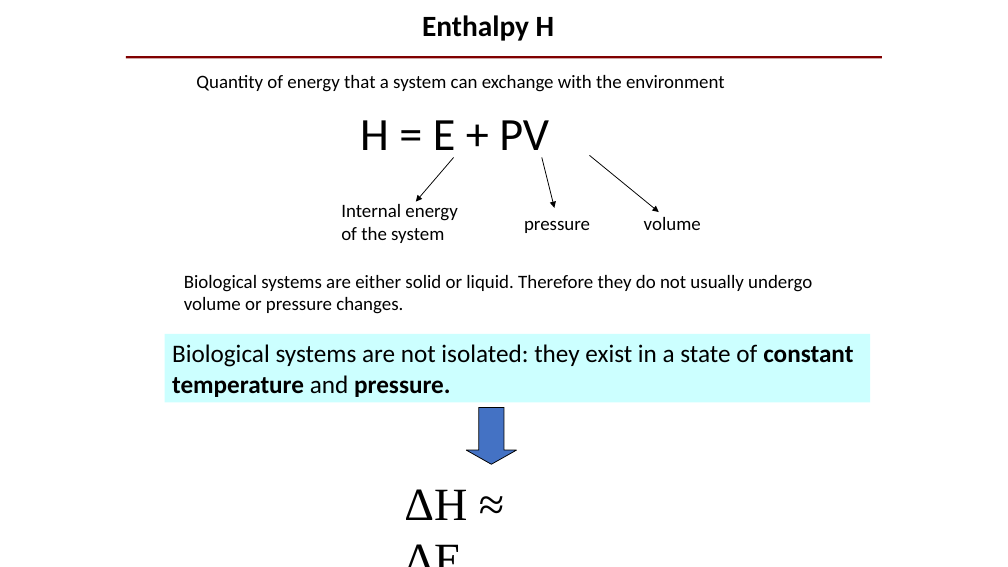
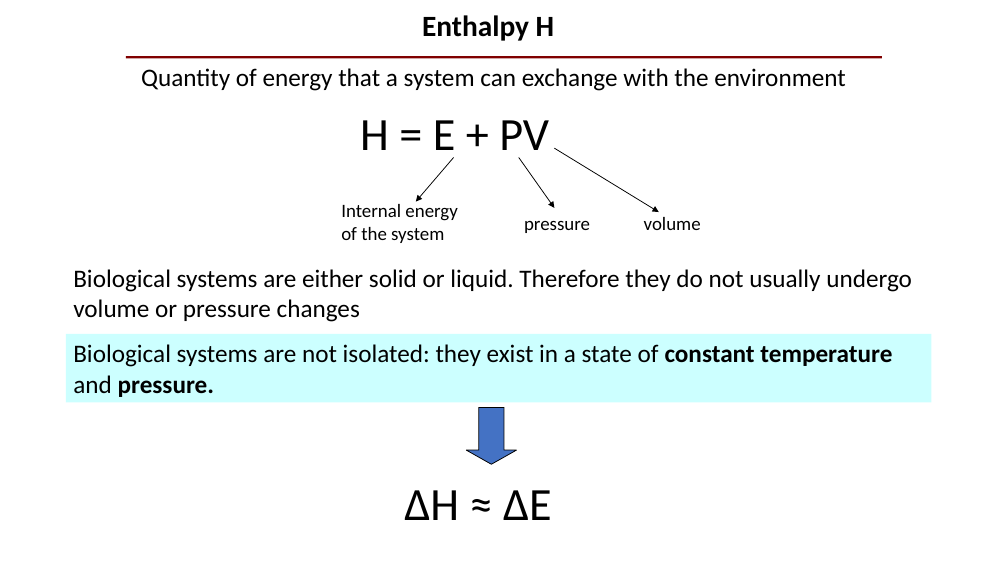
Before and after one commit to Protein-Interactions/protein_interactions, a slide deck: slide 7 of presentations/2-forces_at_play_in_protein_interactions-2021.pptx (slide 8 before the commit). Drawn at 1008x567 pixels with LibreOffice and Linux fonts; fonts in the diff are those of the drawing. Boxes give left, top, right and bottom in pixels: in the first picture for what was removed or moved away, otherwise in the second. Text is boxed around its words. In the diff, an @@ line names an element or a change of style, - is before the commit and + after.

```diff
--- a/presentations/2-forces_at_play_in_protein_interactions-2021.pptx
+++ b/presentations/2-forces_at_play_in_protein_interactions-2021.pptx
@@ text "Quantity of energy that a ...": place and size @@
-text "Quantity of energy that a ..." at <box>196,75,725,92</box>
+text "Quantity of energy that a ..." at <box>141,68,845,91</box>
@@ text "Quantity of energy that a ..." at <box>141,68,845,91</box>: size 18 to 24 pt @@
@@ arrow moved from (590, 156) - (659, 212) to (554, 148) - (659, 212) @@
@@ arrow moved from (542, 157) - (554, 208) to (519, 157) - (554, 208) @@
@@ text at <box>73,269,912,322</box>: text changed; size 18 to 24 pt @@
-Biological systems are either solid or liquid. Therefore they do not usually undergo volume or pressure changes.
+Biological systems are either solid or liquid. Therefore they do not usually undergo volume or pressure changes
@@ rectangle "Biological systems are not isolated: ...": place and size @@
-rectangle "Biological systems are not isolated: ..." at <box>165,334,870,403</box>
+rectangle "Biological systems are not isolated: ..." at <box>66,334,932,403</box>
@@ text "ΔH ≈ ΔE" at <box>404,490,552,520</box>: font Times New Roman to Calibri @@
```
Also in this commit, not shown: 12 other slides changed, 1 slide added, 2 slides removed.
